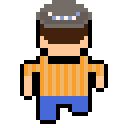
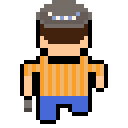
Comparing the layer stacks of the two 128 x 128 images. Changes:
painted on "Layer 2" over [24, 100, 32, 112]
